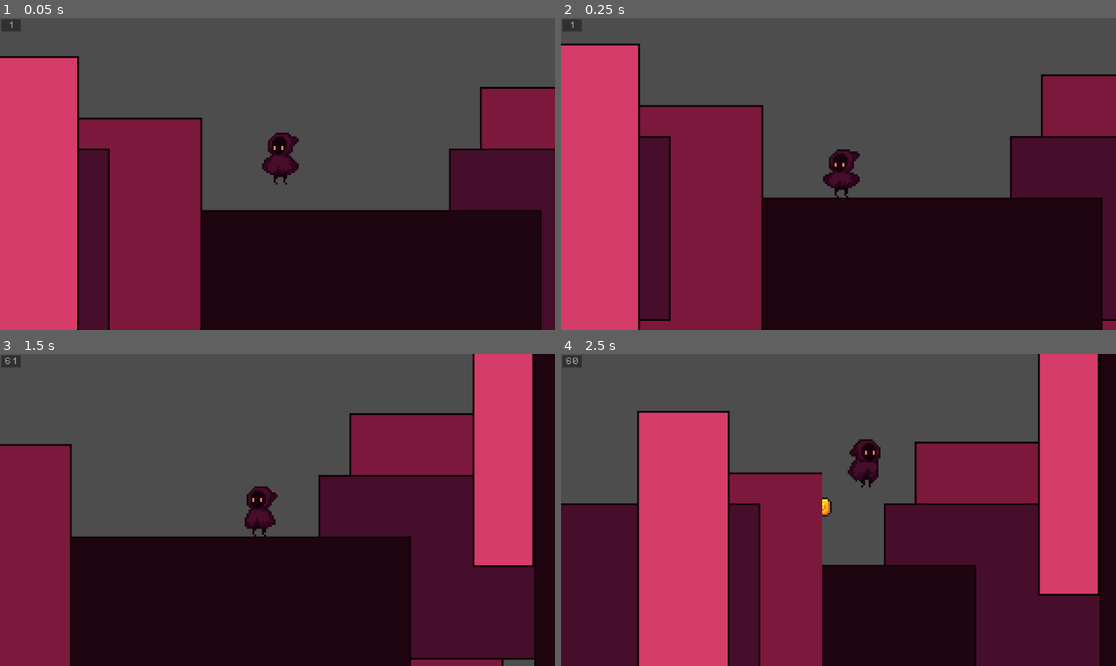
Above: before the commit, frames 1-4 (two rows, left to right).
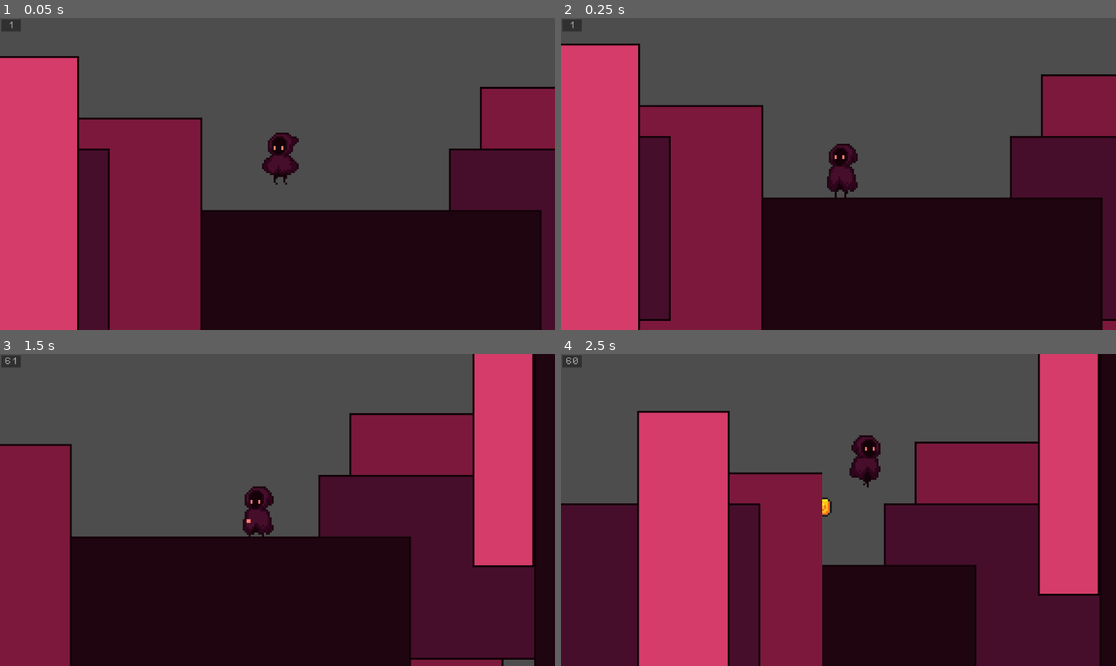
Above: after the commit, the same moments.

Repository: SuperDuperOrganisationsname/gmtk2024
Game: Godot game, scene res://scenes/game.tscn
Same seed, same stepped clock (60 frames per second), same inputs: the game is played once before the commit and once after it.
Inputs:
- Up to frame 1 (0.05 s): no input
- Up to frame 2 (0.25 s): no input
- Up to frame 3 (1.5 s): hold D (move_right) 0.53-1.28 s; tap Space (jump) at 0.6, 0.77, 1.07 s; hold A (move_left) from 1.28 s (still down); tap J (attack) at 1.35 s
- Up to frame 4 (2.5 s): tap Space (jump) at 1.52, 1.55, 1.82, 2.3 s; release A (move_left) at 2.03 s; hold D (move_right) from 2.03 s (still down); hold H (shrink) from 2.03 s (still down)

Frame 1 is identical in both runs. In frame 2, 0.3% of the frame differs, in the area x 47-54%, y 40-58%; in frame 3, 0.3%; in frame 4, 0.3%.

Commit message:
removed jump_landing animation so landing feels fluent

Diff:
--- a/scenes/player.tscn
+++ b/scenes/player.tscn
@@ -56,19 +56,6 @@
 blend_point_1/pos = 1.0
 blend_mode = 1
 
-[sub_resource type="AnimationNodeAnimation" id="AnimationNodeAnimation_wjxqk"]
-animation = &"jump_land_left"
-
-[sub_resource type="AnimationNodeAnimation" id="AnimationNodeAnimation_oqyl4"]
-animation = &"jump_land_right"
-
-[sub_resource type="AnimationNodeBlendSpace1D" id="AnimationNodeBlendSpace1D_tnsu3"]
-blend_point_0/node = SubResource("AnimationNodeAnimation_wjxqk")
-blend_point_0/pos = -1.0
-blend_point_1/node = SubResource("AnimationNodeAnimation_oqyl4")
-blend_point_1/pos = 1.0
-blend_mode = 1
-
 [sub_resource type="AnimationNodeAnimation" id="AnimationNodeAnimation_nrrvg"]
 animation = &"jump_peak_left"
 
@@ -150,59 +137,52 @@
 advance_mode = 2
 advance_condition = &"fall_down"
 
-[sub_resource type="AnimationNodeStateMachineTransition" id="AnimationNodeStateMachineTransition_i1m0t"]
-advance_mode = 2
-advance_condition = &"jump_land"
-
-[sub_resource type="AnimationNodeStateMachineTransition" id="AnimationNodeStateMachineTransition_w1l5b"]
-switch_mode = 2
+[sub_resource type="AnimationNodeStateMachineTransition" id="AnimationNodeStateMachineTransition_qol8v"]
+advance_mode = 2
+advance_condition = &"jump"
+
+[sub_resource type="AnimationNodeStateMachineTransition" id="AnimationNodeStateMachineTransition_6qfy5"]
+advance_mode = 2
+advance_condition = &"jump"
+
+[sub_resource type="AnimationNodeStateMachineTransition" id="AnimationNodeStateMachineTransition_p2hwd"]
+advance_mode = 2
+advance_condition = &"fall_down"
+
+[sub_resource type="AnimationNodeStateMachineTransition" id="AnimationNodeStateMachineTransition_it1o5"]
+advance_mode = 2
+advance_condition = &"fall_down"
+
+[sub_resource type="AnimationNodeStateMachineTransition" id="AnimationNodeStateMachineTransition_wcgtq"]
+advance_mode = 2
+advance_condition = &"fall_down"
+
+[sub_resource type="AnimationNodeStateMachineTransition" id="AnimationNodeStateMachineTransition_yejev"]
 advance_mode = 2
 advance_condition = &"idle"
 
-[sub_resource type="AnimationNodeStateMachineTransition" id="AnimationNodeStateMachineTransition_qol8v"]
-advance_mode = 2
-advance_condition = &"jump"
-
-[sub_resource type="AnimationNodeStateMachineTransition" id="AnimationNodeStateMachineTransition_6qfy5"]
-advance_mode = 2
-advance_condition = &"jump"
-
-[sub_resource type="AnimationNodeStateMachineTransition" id="AnimationNodeStateMachineTransition_p2hwd"]
-advance_mode = 2
-advance_condition = &"fall_down"
-
-[sub_resource type="AnimationNodeStateMachineTransition" id="AnimationNodeStateMachineTransition_it1o5"]
-advance_mode = 2
-advance_condition = &"fall_down"
-
-[sub_resource type="AnimationNodeStateMachineTransition" id="AnimationNodeStateMachineTransition_wcgtq"]
-advance_mode = 2
-advance_condition = &"fall_down"
-
-[sub_resource type="AnimationNodeStateMachineTransition" id="AnimationNodeStateMachineTransition_n75rv"]
-switch_mode = 2
+[sub_resource type="AnimationNodeStateMachineTransition" id="AnimationNodeStateMachineTransition_b0dhl"]
 advance_mode = 2
 advance_condition = &"run"
 
 [sub_resource type="AnimationNodeStateMachine" id="AnimationNodeStateMachine_ti4b7"]
 states/Attack/node = SubResource("AnimationNodeBlendSpace1D_ot4ue")
-states/Attack/position = Vector2(489, -47)
+states/Attack/position = Vector2(538, -64)
+states/End/position = Vector2(1103, 88)
 states/FallDown/node = SubResource("AnimationNodeBlendSpace1D_dbpyl")
 states/FallDown/position = Vector2(900, 243)
 states/FallUp/node = SubResource("AnimationNodeBlendSpace1D_hccq2")
 states/FallUp/position = Vector2(455, 253)
 states/Idle/node = SubResource("AnimationNodeBlendSpace1D_1r4hm")
 states/Idle/position = Vector2(359, 100)
-states/JumpLand/node = SubResource("AnimationNodeBlendSpace1D_tnsu3")
-states/JumpLand/position = Vector2(1067, 189)
 states/JumpPeak/node = SubResource("AnimationNodeBlendSpace1D_0whho")
 states/JumpPeak/position = Vector2(608, 253)
 states/JumpSquad/node = SubResource("AnimationNodeBlendSpace1D_mnmva")
 states/JumpSquad/position = Vector2(289, 253)
 states/Run/node = SubResource("AnimationNodeBlendSpace1D_h0p3o")
-states/Run/position = Vector2(649, 100)
-transitions = ["Start", "Idle", SubResource("AnimationNodeSt …(682 unchanged characters)… ionNodeStateMachineTransition_ecbwc"), "FallDown", "JumpLand", SubResource("AnimationNodeStateMachineTransition_i1m0t"), "JumpLand", "Idle", SubResource("AnimationNodeStateMachineTransition_w1l5b"), "Idle", "JumpSquad", SubResource("AnimationNodeStateMachineTransition_qol8v"), "Run", "JumpSquad", SubResource("AnimationNodeStateMachineTransition_6qfy5"), "Idle", "FallDown", SubResource("AnimationNodeStateMachineTransition_p2hwd"), "Run", "FallDown", SubResource("AnimationNodeStateMachineTransition_it1o5"), "Attack", "FallDown", SubResource("AnimationNodeStateMachineTransition_wcgtq"), "JumpLand", "Run", SubResource("AnimationNodeStateMachineTransition_n75rv")]
-graph_offset = Vector2(89, 66.8033)
+states/Run/position = Vector2(894, -18)
+transitions = ["Start", "Idle", SubResource("AnimationNodeSt …(682 unchanged characters)… ionNodeStateMachineTransition_ecbwc"), "Idle", "JumpSquad", SubResource("AnimationNodeStateMachineTransition_qol8v"), "Run", "JumpSquad", SubResource("AnimationNodeStateMachineTransition_6qfy5"), "Idle", "FallDown", SubResource("AnimationNodeStateMachineTransition_p2hwd"), "Run", "FallDown", SubResource("AnimationNodeStateMachineTransition_it1o5"), "Attack", "FallDown", SubResource("AnimationNodeStateMachineTransition_wcgtq"), "FallDown", "Idle", SubResource("AnimationNodeStateMachineTransition_yejev"), "FallDown", "Run", SubResource("AnimationNodeStateMachineTransition_b0dhl")]
+graph_offset = Vector2(86, 27.8033)
 
 [sub_resource type="Animation" id="Animation_qo5fo"]
 length = 0.001
@@ -455,6 +435,98 @@
 "values": [true, false, true]
 }
 
+[sub_resource type="Animation" id="Animation_oluuj"]
+resource_name = "fall_down_left"
+length = 0.1
+loop_mode = 1
+tracks/0/type = "value"
+tracks/0/imported = false
+tracks/0/enabled = true
+tracks/0/path = NodePath("Sprite:frame")
+tracks/0/interp = 1
+tracks/0/loop_wrap = true
+tracks/0/keys = {
+"times": PackedFloat32Array(0),
+"transitions": PackedFloat32Array(1),
+"update": 1,
+"values": [44]
+}
+tracks/1/type = "value"
+tracks/1/imported = false
+tracks/1/enabled = true
+tracks/1/path = NodePath("Sprite:flip_h")
+tracks/1/interp = 1
+tracks/1/loop_wrap = true
+tracks/1/keys = {
+"times": PackedFloat32Array(0),
+"transitions": PackedFloat32Array(1),
+"update": 1,
+"values": [true]
+}
+
+[sub_resource type="Animation" id="Animation_rqufp"]
+resource_name = "fall_down_right"
+length = 0.1
+loop_mode = 1
+tracks/0/type = "value"
+tracks/0/imported = false
+tracks/0/enabled = true
+tracks/0/path = NodePath("Sprite:frame")
+tracks/0/interp = 1
+tracks/0/loop_wrap = true
+tracks/0/keys = {
+"times": PackedFloat32Array(0),
+"transitions": PackedFloat32Array(1),
+"update": 1,
+"values": [44]
+}
+
+[sub_resource type="Animation" id="Animation_a1xex"]
+resource_name = "fall_up_left"
+length = 0.1
+loop_mode = 1
+tracks/0/type = "value"
+tracks/0/imported = false
+tracks/0/enabled = true
+tracks/0/path = NodePath("Sprite:frame")
+tracks/0/interp = 1
+tracks/0/loop_wrap = true
+tracks/0/keys = {
+"times": PackedFloat32Array(0),
+"transitions": PackedFloat32Array(1),
+"update": 1,
+"values": [42]
+}
+tracks/1/type = "value"
+tracks/1/imported = false
+tracks/1/enabled = true
+tracks/1/path = NodePath("Sprite:flip_h")
+tracks/1/interp = 1
+tracks/1/loop_wrap = true
+tracks/1/keys = {
+"times": PackedFloat32Array(0),
+"transitions": PackedFloat32Array(1),
+"update": 1,
+"values": [true]
+}
+
+[sub_resource type="Animation" id="Animation_vqu7l"]
+resource_name = "fall_up_right"
+length = 0.1
+loop_mode = 1
+tracks/0/type = "value"
+tracks/0/imported = false
+tracks/0/enabled = true
+tracks/0/path = NodePath("Sprite:frame")
+tracks/0/interp = 1
+tracks/0/loop_wrap = true
+tracks/0/keys = {
+"times": PackedFloat32Array(0),
+"transitions": PackedFloat32Array(1),
+"update": 1,
+"values": [42]
+}
+
 [sub_resource type="Animation" id="Animation_117mt"]
 resource_name = "idle_left"
 loop_mode = 1
@@ -499,50 +571,123 @@
 "values": [0, 1, 0, 8, 9, 8]
 }
 
-[sub_resource type="Animation" id="Animation_df1l5"]
-resource_name = "run_left"
-length = 0.8
-loop_mode = 1
-tracks/0/type = "value"
-tracks/0/imported = false
-tracks/0/enabled = true
-tracks/0/path = NodePath("Sprite:flip_h")
-tracks/0/interp = 1
-tracks/0/loop_wrap = true
-tracks/0/keys = {
+[sub_resource type="Animation" id="Animation_ln766"]
+resource_name = "jump_land_left"
+length = 0.3
+tracks/0/type = "value"
+tracks/0/imported = false
+tracks/0/enabled = true
+tracks/0/path = NodePath("Sprite:frame")
+tracks/0/interp = 1
+tracks/0/loop_wrap = true
+tracks/0/keys = {
+"times": PackedFloat32Array(0, 0.1, 0.2),
+"transitions": PackedFloat32Array(1, 1, 1),
+"update": 1,
+"values": [45, 46, 47]
+}
+tracks/1/type = "value"
+tracks/1/imported = false
+tracks/1/enabled = true
+tracks/1/path = NodePath("Sprite:flip_h")
+tracks/1/interp = 1
+tracks/1/loop_wrap = true
+tracks/1/keys = {
 "times": PackedFloat32Array(0),
 "transitions": PackedFloat32Array(1),
 "update": 1,
 "values": [true]
 }
-tracks/1/type = "value"
-tracks/1/imported = false
-tracks/1/enabled = true
-tracks/1/path = NodePath("Sprite:frame")
-tracks/1/interp = 1
-tracks/1/loop_wrap = true
-tracks/1/keys = {
-"times": PackedFloat32Array(0, 0.1, 0.2, 0.3, 0.4, 0.5, 0.6, 0.7),
-"transitions": PackedFloat32Array(1, 1, 1, 1, 1, 1, 1, 1),
-"update": 1,
-"values": [24, 25, 26, 27, 28, 29, 30, 31]
-}
-
-[sub_resource type="Animation" id="Animation_ed1ms"]
-resource_name = "run_right"
-length = 0.8
-loop_mode = 1
-tracks/0/type = "value"
-tracks/0/imported = false
-tracks/0/enabled = true
-tracks/0/path = NodePath("Sprite:frame")
-tracks/0/interp = 1
-tracks/0/loop_wrap = true
-tracks/0/keys = {
-"times": PackedFloat32Array(-2.6077e-08, 0.1, 0.2, 0.3, 0.4, 0.5, 0.6, 0.7),
-"transitions": PackedFloat32Array(1, 1, 1, 1, 1, 1, 1, 1),
-"update": 1,
-"values": [24, 25, 26, 27, 28, 29, 30, 31]
+
+[sub_resource type="Animation" id="Animation_ovg5s"]
+resource_name = "jump_land_right"
+length = 0.3
+tracks/0/type = "value"
+tracks/0/imported = false
+tracks/0/enabled = true
+tracks/0/path = NodePath("Sprite:frame")
+tracks/0/interp = 1
+tracks/0/loop_wrap = true
+tracks/0/keys = {
+"times": PackedFloat32Array(0, 0.1, 0.2),
+"transitions": PackedFloat32Array(1, 1, 1),
+"update": 1,
+"values": [45, 46, 47]
+}
+
+[sub_resource type="Animation" id="Animation_mf3cp"]
+resource_name = "jump_peak_left"
+length = 0.1
+loop_mode = 1
+tracks/0/type = "value"
+tracks/0/imported = false
+tracks/0/enabled = true
+tracks/0/path = NodePath("Sprite:frame")
+tracks/0/interp = 1
+tracks/0/loop_wrap = true
+tracks/0/keys = {
+"times": PackedFloat32Array(0),
+"transitions": PackedFloat32Array(1),
+"update": 1,
+"values": [43]
+}
+tracks/1/type = "value"
+tracks/1/imported = false
+tracks/1/enabled = true
+tracks/1/path = NodePath("Sprite:flip_h")
+tracks/1/interp = 1
+tracks/1/loop_wrap = true
+tracks/1/keys = {
+"times": PackedFloat32Array(0),
+"transitions": PackedFloat32Array(1),
+"update": 1,
+"values": [true]
+}
+
+[sub_resource type="Animation" id="Animation_rocmp"]
+resource_name = "jump_peak_right"
+length = 0.1
+loop_mode = 1
+tracks/0/type = "value"
+tracks/0/imported = false
+tracks/0/enabled = true
+tracks/0/path = NodePath("Sprite:frame")
+tracks/0/interp = 1
+tracks/0/loop_wrap = true
+tracks/0/keys = {
+"times": PackedFloat32Array(0),
+"transitions": PackedFloat32Array(1),
+"update": 1,
+"values": [43]
+}
+
+[sub_resource type="Animation" id="Animation_qjxm5"]
+resource_name = "jump_squat_left"
+length = 0.2
+step = 0.1
+tracks/0/type = "value"
+tracks/0/imported = false
+tracks/0/enabled = true
+tracks/0/path = NodePath("Sprite:frame")
+tracks/0/interp = 1
+tracks/0/loop_wrap = true
+tracks/0/keys = {
+"times": PackedFloat32Array(0, 0.1),
+"transitions": PackedFloat32Array(1, 1),
+"update": 1,
+"values": [40, 41]
+}
+tracks/1/type = "value"
+tracks/1/imported = false
+tracks/1/enabled = true
+tracks/1/path = NodePath("Sprite:flip_h")
+tracks/1/interp = 1
+tracks/1/loop_wrap = true
+tracks/1/keys = {
+"times": PackedFloat32Array(0),
+"transitions": PackedFloat32Array(1),
+"update": 1,
+"values": [true]
 }
 
 [sub_resource type="Animation" id="Animation_xb5x6"]
@@ -562,215 +707,50 @@
 "values": [40, 41]
 }
 
-[sub_resource type="Animation" id="Animation_rocmp"]
-resource_name = "jump_peak_right"
-length = 0.1
-loop_mode = 1
-tracks/0/type = "value"
-tracks/0/imported = false
-tracks/0/enabled = true
-tracks/0/path = NodePath("Sprite:frame")
-tracks/0/interp = 1
-tracks/0/loop_wrap = true
-tracks/0/keys = {
-"times": PackedFloat32Array(0),
-"transitions": PackedFloat32Array(1),
-"update": 1,
-"values": [43]
-}
-
-[sub_resource type="Animation" id="Animation_ovg5s"]
-resource_name = "jump_land_right"
-length = 0.3
-tracks/0/type = "value"
-tracks/0/imported = false
-tracks/0/enabled = true
-tracks/0/path = NodePath("Sprite:frame")
-tracks/0/interp = 1
-tracks/0/loop_wrap = true
-tracks/0/keys = {
-"times": PackedFloat32Array(0, 0.1, 0.2),
-"transitions": PackedFloat32Array(1, 1, 1),
-"update": 1,
-"values": [45, 46, 47]
-}
-
-[sub_resource type="Animation" id="Animation_rqufp"]
-resource_name = "fall_down_right"
-length = 0.1
-loop_mode = 1
-tracks/0/type = "value"
-tracks/0/imported = false
-tracks/0/enabled = true
-tracks/0/path = NodePath("Sprite:frame")
-tracks/0/interp = 1
-tracks/0/loop_wrap = true
-tracks/0/keys = {
-"times": PackedFloat32Array(0),
-"transitions": PackedFloat32Array(1),
-"update": 1,
-"values": [44]
-}
-
-[sub_resource type="Animation" id="Animation_vqu7l"]
-resource_name = "fall_up_right"
-length = 0.1
-loop_mode = 1
-tracks/0/type = "value"
-tracks/0/imported = false
-tracks/0/enabled = true
-tracks/0/path = NodePath("Sprite:frame")
-tracks/0/interp = 1
-tracks/0/loop_wrap = true
-tracks/0/keys = {
-"times": PackedFloat32Array(0),
-"transitions": PackedFloat32Array(1),
-"update": 1,
-"values": [42]
-}
-
-[sub_resource type="Animation" id="Animation_oluuj"]
-resource_name = "fall_down_left"
-length = 0.1
-loop_mode = 1
-tracks/0/type = "value"
-tracks/0/imported = false
-tracks/0/enabled = true
-tracks/0/path = NodePath("Sprite:frame")
-tracks/0/interp = 1
-tracks/0/loop_wrap = true
-tracks/0/keys = {
-"times": PackedFloat32Array(0),
-"transitions": PackedFloat32Array(1),
-"update": 1,
-"values": [44]
-}
-tracks/1/type = "value"
-tracks/1/imported = false
-tracks/1/enabled = true
-tracks/1/path = NodePath("Sprite:flip_h")
-tracks/1/interp = 1
-tracks/1/loop_wrap = true
-tracks/1/keys = {
+[sub_resource type="Animation" id="Animation_df1l5"]
+resource_name = "run_left"
+length = 0.8
+loop_mode = 1
+tracks/0/type = "value"
+tracks/0/imported = false
+tracks/0/enabled = true
+tracks/0/path = NodePath("Sprite:flip_h")
+tracks/0/interp = 1
+tracks/0/loop_wrap = true
+tracks/0/keys = {
 "times": PackedFloat32Array(0),
 "transitions": PackedFloat32Array(1),
 "update": 1,
 "values": [true]
 }
-
-[sub_resource type="Animation" id="Animation_a1xex"]
-resource_name = "fall_up_left"
-length = 0.1
-loop_mode = 1
-tracks/0/type = "value"
-tracks/0/imported = false
-tracks/0/enabled = true
-tracks/0/path = NodePath("Sprite:frame")
-tracks/0/interp = 1
-tracks/0/loop_wrap = true
-tracks/0/keys = {
-"times": PackedFloat32Array(0),
-"transitions": PackedFloat32Array(1),
-"update": 1,
-"values": [42]
-}
-tracks/1/type = "value"
-tracks/1/imported = false
-tracks/1/enabled = true
-tracks/1/path = NodePath("Sprite:flip_h")
-tracks/1/interp = 1
-tracks/1/loop_wrap = true
-tracks/1/keys = {
-"times": PackedFloat32Array(0),
-"transitions": PackedFloat32Array(1),
-"update": 1,
-"values": [true]
-}
-
-[sub_resource type="Animation" id="Animation_ln766"]
-resource_name = "jump_land_left"
-length = 0.3
-tracks/0/type = "value"
-tracks/0/imported = false
-tracks/0/enabled = true
-tracks/0/path = NodePath("Sprite:frame")
-tracks/0/interp = 1
-tracks/0/loop_wrap = true
-tracks/0/keys = {
-"times": PackedFloat32Array(0, 0.1, 0.2),
-"transitions": PackedFloat32Array(1, 1, 1),
-"update": 1,
-"values": [45, 46, 47]
-}
-tracks/1/type = "value"
-tracks/1/imported = false
-tracks/1/enabled = true
-tracks/1/path = NodePath("Sprite:flip_h")
-tracks/1/interp = 1
-tracks/1/loop_wrap = true
-tracks/1/keys = {
-"times": PackedFloat32Array(0),
-"transitions": PackedFloat32Array(1),
-"update": 1,
-"values": [true]
-}
-
-[sub_resource type="Animation" id="Animation_mf3cp"]
-resource_name = "jump_peak_left"
-length = 0.1
-loop_mode = 1
-tracks/0/type = "value"
-tracks/0/imported = false
-tracks/0/enabled = true
-tracks/0/path = NodePath("Sprite:frame")
-tracks/0/interp = 1
-tracks/0/loop_wrap = true
-tracks/0/keys = {
-"times": PackedFloat32Array(0),
-"transitions": PackedFloat32Array(1),
-"update": 1,
-"values": [43]
-}
-tracks/1/type = "value"
-tracks/1/imported = false
-tracks/1/enabled = true
-tracks/1/path = NodePath("Sprite:flip_h")
-tracks/1/interp = 1
-tracks/1/loop_wrap = true
-tracks/1/keys = {
-"times": PackedFloat32Array(0),
-"transitions": PackedFloat32Array(1),
-"update": 1,
-"values": [true]
-}
-
-[sub_resource type="Animation" id="Animation_qjxm5"]
-resource_name = "jump_squat_left"
-length = 0.2
-step = 0.1
-tracks/0/type = "value"
-tracks/0/imported = false
-tracks/0/enabled = true
-tracks/0/path = NodePath("Sprite:frame")
-tracks/0/interp = 1
-tracks/0/loop_wrap = true
-tracks/0/keys = {
-"times": PackedFloat32Array(0, 0.1),
-"transitions": PackedFloat32Array(1, 1),
-"update": 1,
-"values": [40, 41]
-}
-tracks/1/type = "value"
-tracks/1/imported = false
-tracks/1/enabled = true
-tracks/1/path = NodePath("Sprite:flip_h")
-tracks/1/interp = 1
-tracks/1/loop_wrap = true
-tracks/1/keys = {
-"times": PackedFloat32Array(0),
-"transitions": PackedFloat32Array(1),
-"update": 1,
-"values": [true]
+tracks/1/type = "value"
+tracks/1/imported = false
+tracks/1/enabled = true
+tracks/1/path = NodePath("Sprite:frame")
+tracks/1/interp = 1
+tracks/1/loop_wrap = true
+tracks/1/keys = {
+"times": PackedFloat32Array(0, 0.1, 0.2, 0.3, 0.4, 0.5, 0.6, 0.7),
+"transitions": PackedFloat32Array(1, 1, 1, 1, 1, 1, 1, 1),
+"update": 1,
+"values": [24, 25, 26, 27, 28, 29, 30, 31]
+}
+
+[sub_resource type="Animation" id="Animation_ed1ms"]
+resource_name = "run_right"
+length = 0.8
+loop_mode = 1
+tracks/0/type = "value"
+tracks/0/imported = false
+tracks/0/enabled = true
+tracks/0/path = NodePath("Sprite:frame")
+tracks/0/interp = 1
+tracks/0/loop_wrap = true
+tracks/0/keys = {
+"times": PackedFloat32Array(-2.6077e-08, 0.1, 0.2, 0.3, 0.4, 0.5, 0.6, 0.7),
+"transitions": PackedFloat32Array(1, 1, 1, 1, 1, 1, 1, 1),
+"update": 1,
+"values": [24, 25, 26, 27, 28, 29, 30, 31]
 }
 
 [sub_resource type="AnimationLibrary" id="AnimationLibrary_d8882"]
@@ -814,14 +794,12 @@
 parameters/conditions/fall_up = false
 parameters/conditions/idle = false
 parameters/conditions/jump = false
-parameters/conditions/jump_land = false
 parameters/conditions/jump_peak = false
 parameters/conditions/run = false
 parameters/Attack/blend_position = 0
 parameters/FallDown/blend_position = 0
 parameters/FallUp/blend_position = 0
 parameters/Idle/blend_position = -0.996667
-parameters/JumpLand/blend_position = 0
 parameters/JumpPeak/blend_position = 0
 parameters/JumpSquad/blend_position = -0.99
 parameters/Run/blend_position = 0
--- a/scripts/player.gd
+++ b/scripts/player.gd
@@ -100,7 +100,6 @@
 		animation_tree["parameters/FallUp/blend_position"] = direction
 		animation_tree["parameters/JumpPeak/blend_position"] = direction
 		animation_tree["parameters/FallDown/blend_position"] = direction
-		animation_tree["parameters/JumpLand/blend_position"] = direction
 
 	# jumping
 	if Input.is_action_just_pressed("jump") and is_on_floor():
@@ -109,6 +108,8 @@
 		animation_tree["parameters/conditions/jump"] = false
 
 	if not is_on_floor():
+		animation_tree["parameters/conditions/idle"] = false
+		animation_tree["parameters/conditions/run"] = false
 		if abs(velocity.y) < 20:
 			animation_tree["parameters/conditions/jump_peak"] = true
 		else:
@@ -125,22 +126,15 @@
 		animation_tree["parameters/conditions/fall_up"] = false
 		animation_tree["parameters/conditions/jump_peak"] = false
 
+
 	# Landing
 	if is_on_floor() and last_frame_in_air:
 		animation_tree["parameters/conditions/fall_down"] = false
 		animation_tree["parameters/conditions/fall_up"] = false
 		animation_tree["parameters/conditions/jump_peak"] = false
-		animation_tree["parameters/conditions/jump_land"] = true
-	# animation_tree["parameters/conditions/jump_land"] = false
-
-func _on_animation_tree_animation_finished(anim_name: StringName) -> void:
-	animation_tree["parameters/conditions/fall_down"] = false
-	animation_tree["parameters/conditions/fall_up"] = false
-	animation_tree["parameters/conditions/jump_peak"] = false
-	animation_tree["parameters/conditions/jump_land"] = false
-	if velocity.x == 0:
-		animation_tree["parameters/conditions/idle"] = true
-		animation_tree["parameters/conditions/run"] = false
-	else:
-		animation_tree["parameters/conditions/run"] = true
-		animation_tree["parameters/conditions/idle"] = false
+		if velocity.x == 0:
+			animation_tree["parameters/conditions/idle"] = true
+			animation_tree["parameters/conditions/run"] = false
+		else:
+			animation_tree["parameters/conditions/run"] = true
+			animation_tree["parameters/conditions/idle"] = false
Not shown: 1 places in scenes/player.tscn that only renumber resources
